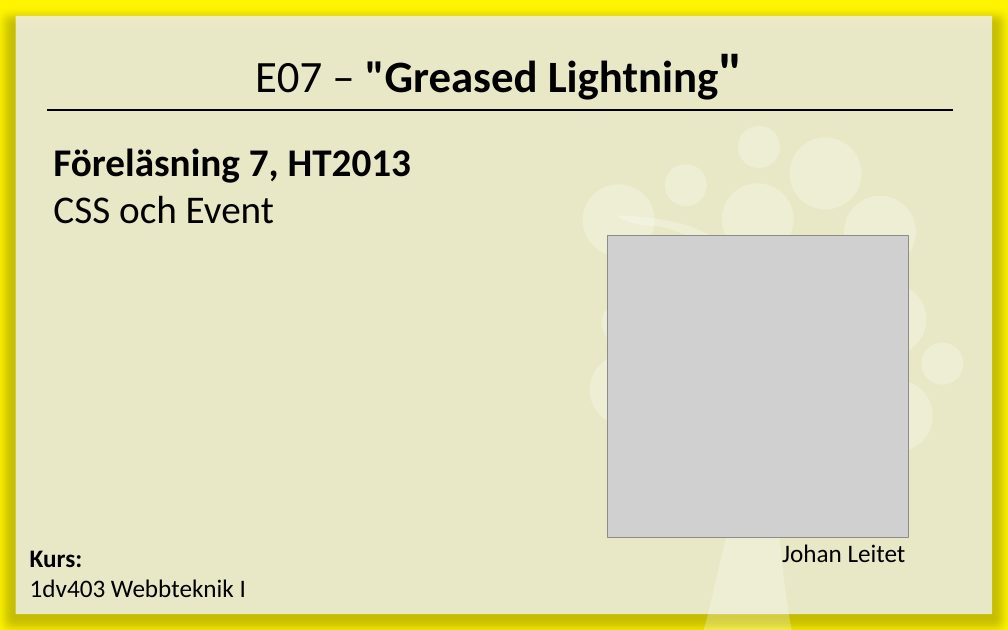
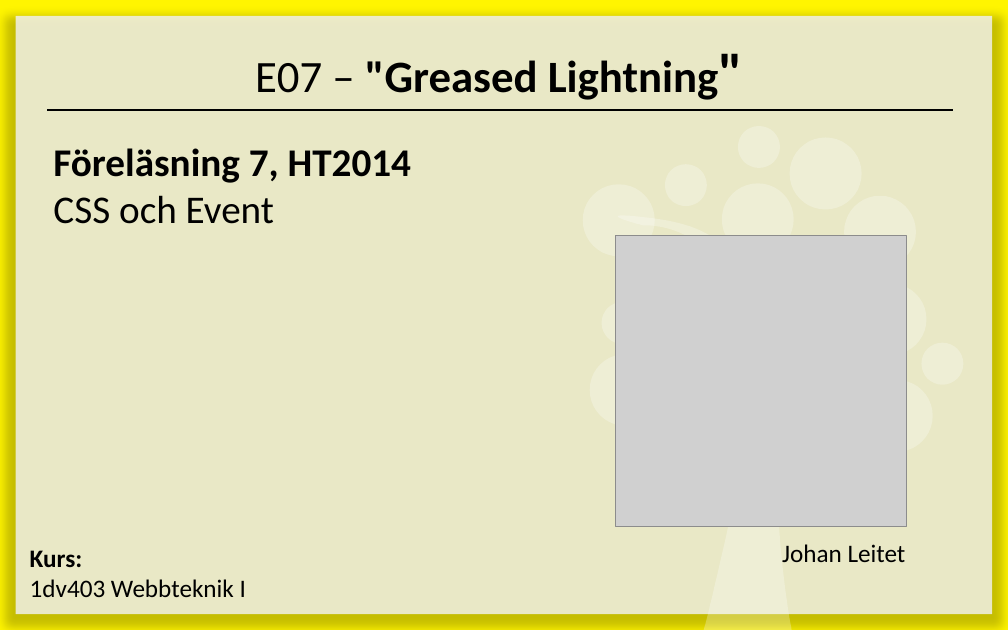
Before and after one commit to Leitet/Kursmaterial-JavaScript, a slide deck: slide 1 of lectures/E07-Greased-Lightning/E07 - Greased Lightning.pptx. Drawn at 1008x630 pixels with LibreOffice and Linux fonts; fonts in the diff are those of the drawing; grey boxes stand for pictures. Boxes give left, top, right and bottom in pixels: in the first picture for what was removed or moved away, otherwise in the second. Text is boxed around its words. In the diff, an @@ line names an element or a change of style, - is before the commit and + after.

```diff
--- a/lectures/E07-Greased-Lightning/E07 - Greased Lightning.pptx
+++ b/lectures/E07-Greased-Lightning/E07 - Greased Lightning.pptx
@@ text at <box>53,148,411,183</box>: text changed @@
-Föreläsning 7, HT2013
+Föreläsning 7, HT2014
@@ picture: place and size @@
-picture at <box>607,236,908,537</box>
+picture at <box>615,236,906,527</box>
```
Also in this commit, not shown: 3 other slides changed.
